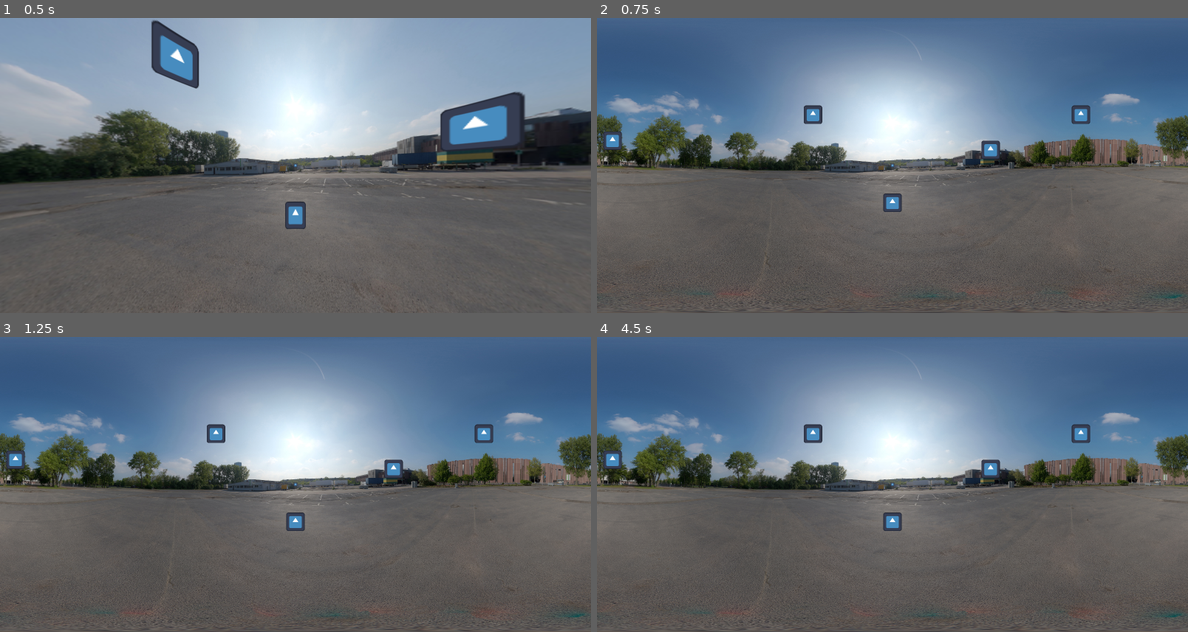
Above: before the commit, frames 1-4 (two rows, left to right).
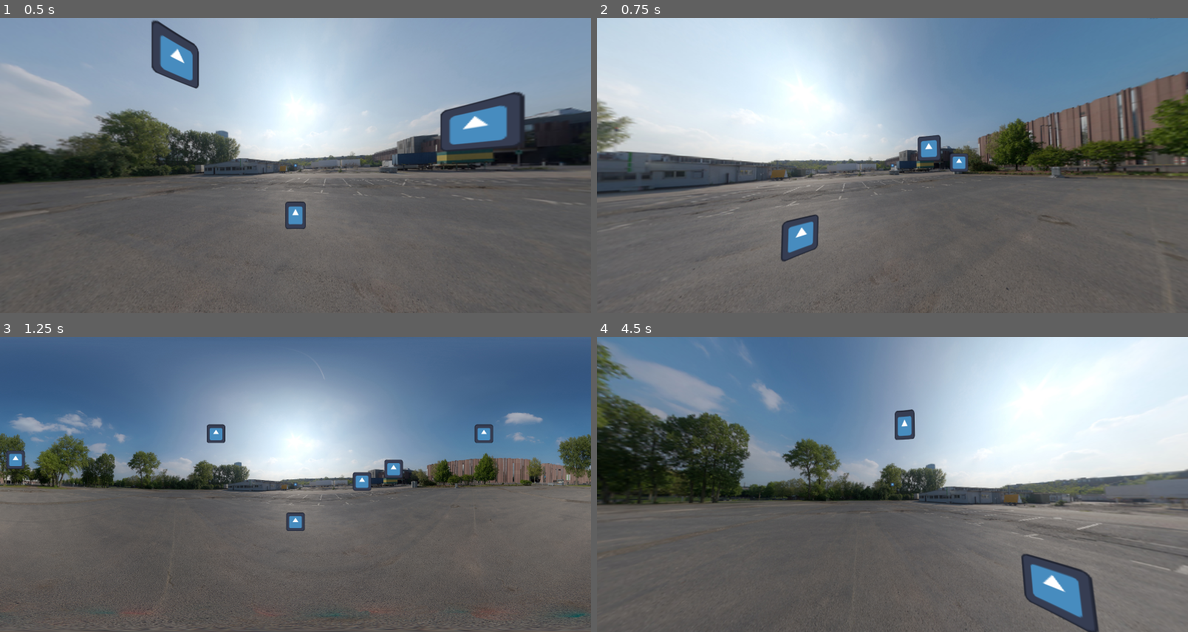
Above: after the commit, the same moments.

Repository: AlexPham0209/fnaf-scrolling-test
Game: Godot game, scene res://src/scenes/scrolling.tscn
The game is run twice, just before and just after one commit, with the same random seed, the same clock (stepped at 60 frames per second) and the same inputs. The project has no main scene, so this scene is started directly. The engine's default icon, where the game draws it, is replaced by a stand-in: a white triangle on a blue panel in a dark square.
Inputs (mouse positions are in pixels of both pictures, inside the frame that each line leads up to):
- Up to frame 1 (0.5 s): no input
- Up to frame 2 (0.75 s): tap Enter (ui_accept) at 0.5 s; move the mouse to (922, 165) at 0.52 s; hold V (show_cursor, bound only after the commit) from 0.53 s (still down)
- Up to frame 3 (1.25 s): keep holding V (show_cursor, bound only after the commit); tap Enter (ui_accept) at 0.77, 1.07 s; tap C (show_perspective, bound only after the commit) at 0.8 s
- Up to frame 4 (4.5 s): move the mouse to (862, 484) at 1.27 s; release V (show_cursor, bound only after the commit) at 1.28 s; tap C (show_perspective, bound only after the commit) at 1.35, 3.05, 3.6 s; tap Enter (ui_accept) at 1.52, 1.55, 1.82, 2.1, 2.75, 3.02, 3.32, 3.77, 3.8, 4.07 s; move the mouse to (904, 478) at 2.02 s; hold V (show_cursor, bound only after the commit) 2.03-2.78 s; move the mouse to (886, 490) at 2.77 s; tap V (show_cursor, bound only after the commit) at 2.85, 4.35 s; move the mouse to (933, 487) at 3.52 s; move the mouse to (845, 481) at 4.27 s

Frame 1 is identical in both runs. In frame 2, 52% of the frame differs, in the area x 0-100%, y 0-100%; in frame 3, 0.2%; in frame 4, 57%.

Commit message:
Organized scenes

Diff:
--- a/project.godot
+++ b/project.godot
@@ -29,3 +29,13 @@
 "events": [Object(InputEventKey,"resource_local_to_scene":false,"resource_name":"","device":-1,"window_id":0,"alt_press …(195 unchanged characters)…
 ]
 }
+show_cursor={
+"deadzone": 0.2,
+"events": [Object(InputEventKey,"resource_local_to_scene":false,"resource_name":"","device":-1,"window_id":0,"alt_pressed":false,"shift_pressed":false,"ctrl_pressed":false,"meta_pressed":false,"pressed":false,"keycode":0,"physical_keycode":86,"key_label":0,"unicode":118,"location":0,"echo":false,"script":null)
+]
+}
+show_perspective={
+"deadzone": 0.2,
+"events": [Object(InputEventKey,"resource_local_to_scene":false,"resource_name":"","device":-1,"window_id":0,"alt_pressed":false,"shift_pressed":false,"ctrl_pressed":false,"meta_pressed":false,"pressed":false,"keycode":0,"physical_keycode":67,"key_label":0,"unicode":99,"location":0,"echo":false,"script":null)
+]
+}
--- /dev/null
+++ b/src/scenes/cursor.tscn
@@ -0,0 +1,19 @@
+[gd_scene load_steps=4 format=3 uid="uid://br1dsgp4o5fby"]
+
+[ext_resource type="Script" uid="uid://dk4gx2mblf1et" path="res://src/scripts/cursor.gd" id="1_k326b"]
+[ext_resource type="Texture2D" uid="uid://d0dm4r8nu311e" path="res://icon.svg" id="2_ur25j"]
+
+[sub_resource type="RectangleShape2D" id="RectangleShape2D_tincr"]
+size = Vector2(12.1429, 13.1429)
+
+[node name="Cursor" type="Area2D"]
+process_mode = 1
+visible = false
+script = ExtResource("1_k326b")
+
+[node name="Icon" type="Sprite2D" parent="."]
+texture = ExtResource("2_ur25j")
+
+[node name="CollisionShape2D" type="CollisionShape2D" parent="."]
+scale = Vector2(2, 2)
+shape = SubResource("RectangleShape2D_tincr")
--- a/src/scenes/perspective.tscn
+++ b/src/scenes/perspective.tscn
@@ -12,6 +12,7 @@
 shader_parameter/wrap = false
 
 [node name="Perspective" type="ColorRect"]
+process_mode = 1
 visible = false
 material = SubResource("ShaderMaterial_6dwqo")
 offset_right = 4096.0
--- a/src/scenes/scrolling.tscn
+++ b/src/scenes/scrolling.tscn
@@ -1,17 +1,14 @@
-[gd_scene load_steps=11 format=3 uid="uid://de2qks2le3mm8"]
+[gd_scene load_steps=10 format=3 uid="uid://de2qks2le3mm8"]
 
 [ext_resource type="Script" uid="uid://djp2vcnv412tv" path="res://src/scripts/scrolling.gd" id="1_hruyx"]
 [ext_resource type="Texture2D" uid="uid://dgv514qf6e1c4" path="res://src/assets/360.jpg" id="2_mwc1p"]
 [ext_resource type="PackedScene" uid="uid://p50ayogiuyqc" path="res://src/scenes/interactable.tscn" id="3_mwc1p"]
 [ext_resource type="Texture2D" uid="uid://d365vch0is32f" path="res://src/assets/Animation-0 Direction-0 Frame-0.png" id="3_p08e1"]
 [ext_resource type="Texture2D" uid="uid://2376lvcxsj7n" path="res://src/assets/office.png" id="4_hruyx"]
-[ext_resource type="Script" uid="uid://dk4gx2mblf1et" path="res://src/scripts/cursor.gd" id="5_tincr"]
 [ext_resource type="Texture2D" uid="uid://d0dm4r8nu311e" path="res://icon.svg" id="6_tincr"]
+[ext_resource type="PackedScene" uid="uid://br1dsgp4o5fby" path="res://src/scenes/cursor.tscn" id="8_hruyx"]
 [ext_resource type="PackedScene" uid="uid://dlfhsp6ectlei" path="res://src/scenes/perspective.tscn" id="8_ls7cf"]
 [ext_resource type="Texture2D" uid="uid://busiewshxc5jp" path="res://src/assets/parking_lot.jpg" id="9_hruyx"]
-
-[sub_resource type="RectangleShape2D" id="RectangleShape2D_tincr"]
-size = Vector2(12.1429, 13.1429)
 
 [node name="Scrolling" type="Node2D"]
 process_mode = 3
@@ -59,18 +56,9 @@
 
 [node name="Perspective" parent="." instance=ExtResource("8_ls7cf")]
 
-[node name="Cursor" type="Area2D" parent="." node_paths=PackedStringArray("perspective")]
-visible = false
+[node name="Cursor" parent="." node_paths=PackedStringArray("perspective") instance=ExtResource("8_hruyx")]
 position = Vector2(2728, 852)
-script = ExtResource("5_tincr")
 perspective = NodePath("../Perspective")
-
-[node name="Icon" type="Sprite2D" parent="Cursor"]
-texture = ExtResource("6_tincr")
-
-[node name="CollisionShape2D" type="CollisionShape2D" parent="Cursor"]
-scale = Vector2(2, 2)
-shape = SubResource("RectangleShape2D_tincr")
 
 [node name="Icon" type="Sprite2D" parent="."]
 position = Vector2(2048, 1024)
--- a/src/scripts/cursor.gd
+++ b/src/scripts/cursor.gd
@@ -26,3 +26,9 @@
 	pos *= perspective.size
 	pos += perspective.global_position
 	self.global_position = pos
+
+func _input(event: InputEvent) -> void:
+	if not event.is_action_pressed('show_cursor'):
+		return
+
+	visible = not visible
--- a/src/scripts/perspective.gd
+++ b/src/scripts/perspective.gd
@@ -31,7 +31,7 @@
 		#center.y = clamp(move.y, 0., 1)
 
 	self.material.set_shader_parameter('centerPoint', center)
-	if Input.is_action_just_pressed("ui_accept"):
+	if Input.is_action_just_pressed("show_perspective"):
 		self.visible = not self.visible
 
 func _input(event):
